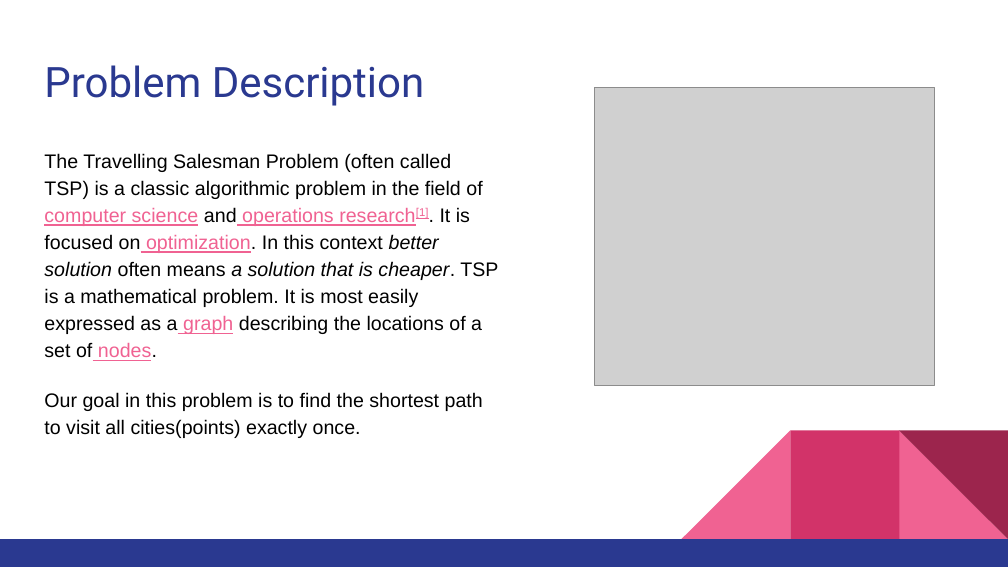
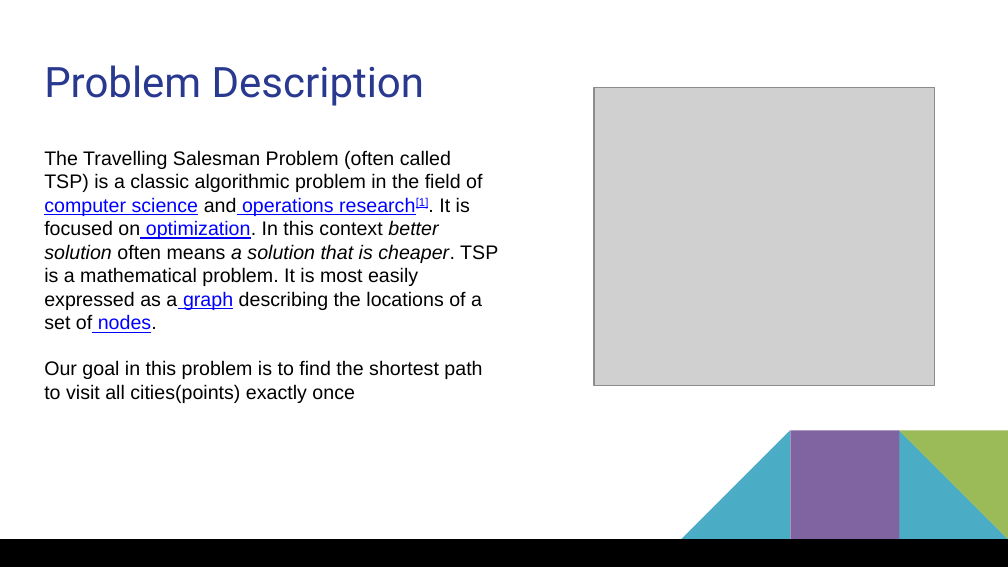
Before and after one commit to FatCache/INFO6205-527-Genetic_Algorithm, a slide deck: slide 2 of Report.pptx. Drawn at 1008x567 pixels with LibreOffice and Linux fonts; fonts in the diff are those of the drawing; grey boxes stand for pictures. Boxes give left, top, right and bottom in pixels: in the first picture for what was removed or moved away, otherwise in the second. Text is boxed around its words. In the diff, an @@ line names an element or a change of style, - is before the commit and + after.

```diff
--- a/Report.pptx
+++ b/Report.pptx
@@ text at bbox=[44, 150, 498, 333]: text colour #F06292 to #0000FF in "computer science operations research[1]. optimization. graph ..."; line spacing 1.15 to 1 @@
@@ text at bbox=[44, 360, 482, 403]: text changed @@
-Our goal in this problem is to find the shortest path to visit all cities(points) exactly once.
+Our goal in this problem is to find the shortest path to visit all cities(points) exactly once
@@ right triangle at bbox=[681, 430, 790, 539]: fill #F06292 to #4BACC6 @@
@@ rectangle at bbox=[790, 430, 899, 539]: fill #D23369 to #8064A2 @@
@@ right triangle at bbox=[899, 430, 1008, 539]: fill #F06292 to #4BACC6 @@
@@ right triangle at bbox=[899, 430, 1008, 539]: fill #9C254D to #9BBB59 @@
@@ rectangle at bbox=[0, 539, 1008, 566]: fill #2A3990 to #000000 @@
```
Also in this commit, not shown: 9 other slides changed.
